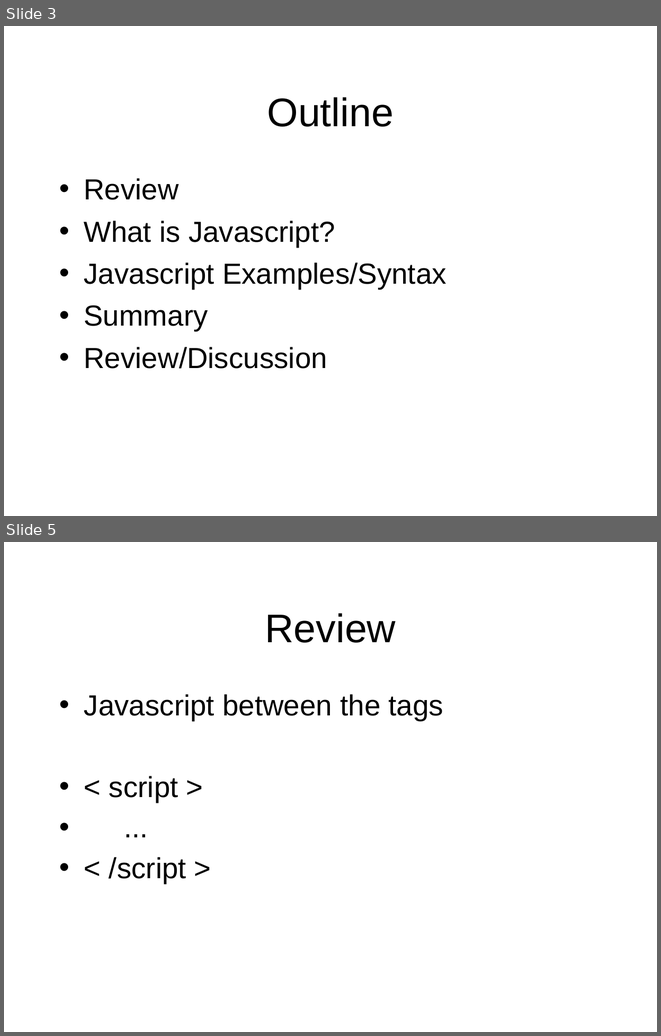
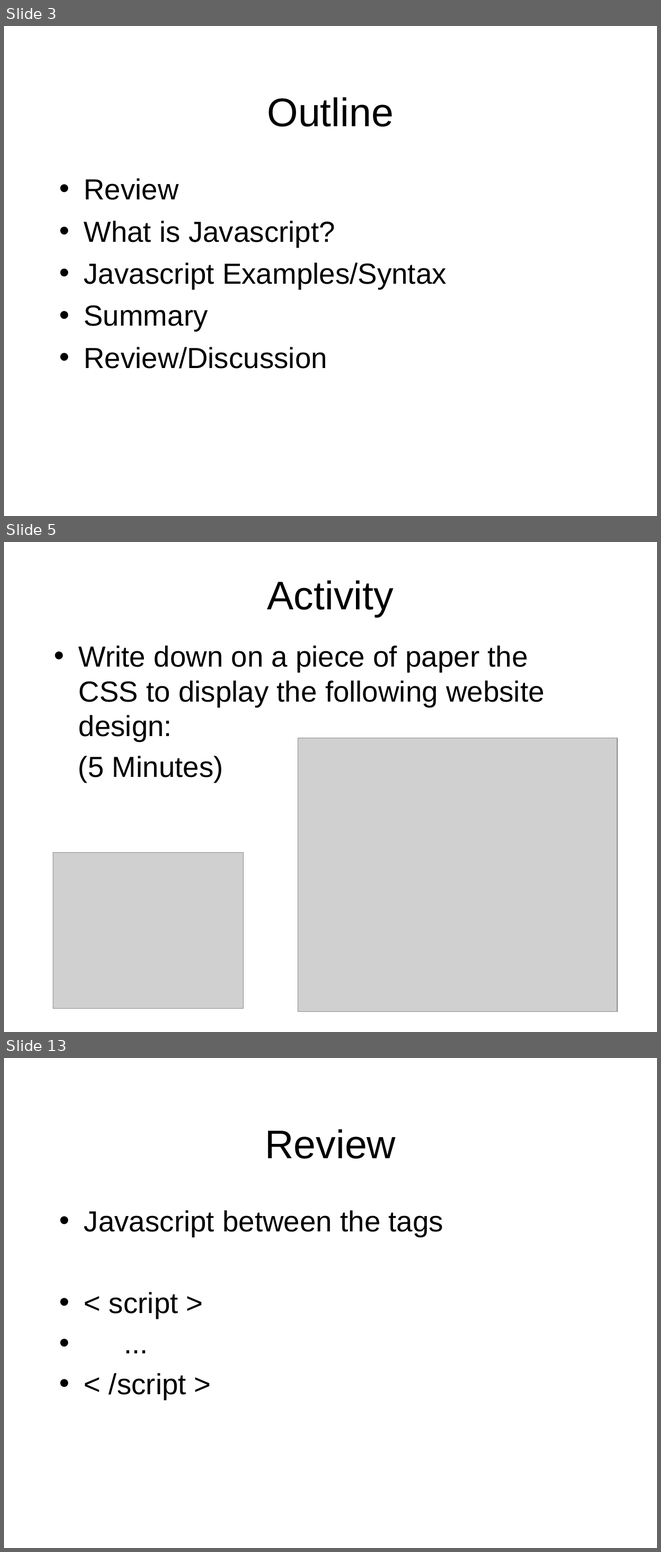
Before and after one commit to octaviordz/zjnu2017.github.io, a slide deck: WAD/lectures/090--Introduction.to.Javascript.pptx. Shown one above the other, each under a label of ours: slides 3 and 5 before the commit, slides 3, 5 and 13 after it; the slides between them are not shown. The pictures are 661x1036 and 661x1552 pixels, drawn with LibreOffice and Linux fonts; fonts in the diff are those of the drawing; grey boxes stand for pictures. Boxes give left, top, right and bottom in pixels: in the first picture for what was removed or moved away, otherwise in the second. Text is boxed around its words. In the diff, an @@ line names an element or a change of style, - is before the commit and + after.

```diff
--- a/WAD/lectures/090--Introduction.to.Javascript.pptx
+++ b/WAD/lectures/090--Introduction.to.Javascript.pptx
@@ slide 5 added at bbox=[4, 542, 657, 1032], background #FFFFFF @@
@@ title added at bbox=[267, 580, 394, 617], 44 pt, text #000000 @@
+Activity
@@ text added at bbox=[78, 645, 545, 782], 32 pt, text #000000 @@
+• Write down on a piece of paper the CSS to display the following website design:
+(5 Minutes)
@@ picture added at bbox=[298, 738, 617, 1012] @@
@@ picture added at bbox=[53, 852, 244, 1008] @@
@@ what was slide 5 is now slide 13 @@
```
Also in this commit, not shown: 2 slides changed, 22 other slides added.
